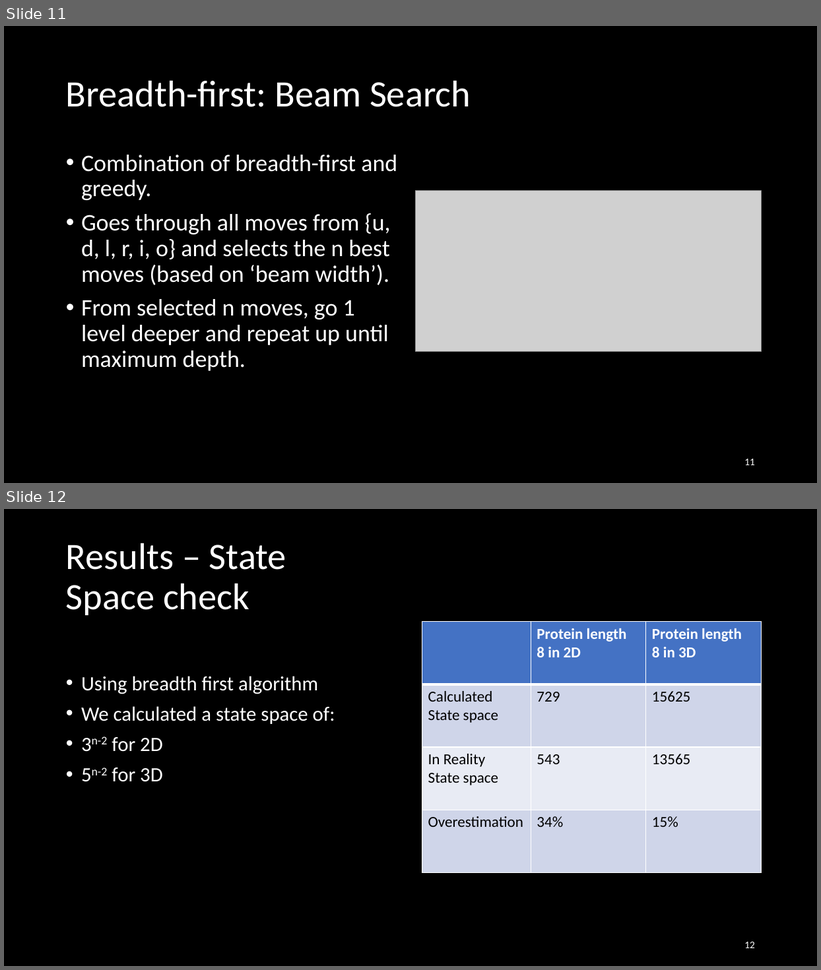
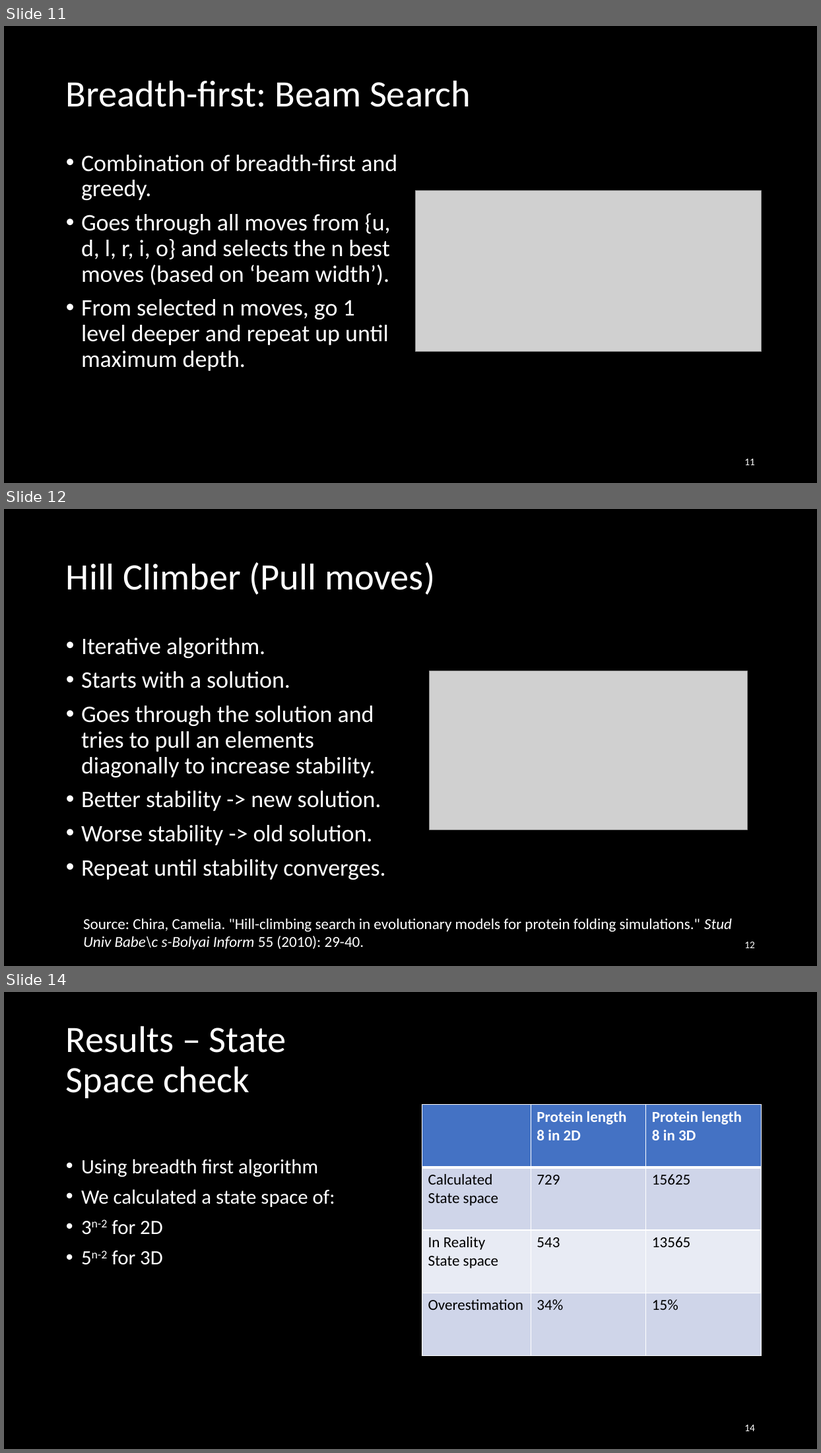
Before and after one commit to Loek21/Protein-Pow-d-er, a slide deck: Documentation/PPP, Week 2, Meeting 1.pptx. Shown one above the other, each under a label of ours: slides 11 and 12 before the commit, slides 11, 12 and 14 after it; the slides between them are not shown. The pictures are 821x970 and 821x1453 pixels, drawn with LibreOffice and Linux fonts; fonts in the diff are those of the drawing; grey boxes stand for pictures. Boxes give left, top, right and bottom in pixels: in the first picture for what was removed or moved away, otherwise in the second. Text is boxed around its words. In the diff, an @@ line names an element or a change of style, - is before the commit and + after.

```diff
--- a/Documentation/PPP, Week 2, Meeting 1.pptx
+++ b/Documentation/PPP, Week 2, Meeting 1.pptx
@@ slide 12 added at (x1=4, y1=509, x2=817, y2=966), background #000000 @@
@@ title added at (x1=66, y1=562, x2=435, y2=595), 44 pt, text #FFFFFF @@
+Hill Climber (Pull moves)
@@ text added at (x1=81, y1=638, x2=385, y2=880), 28 pt, text #FFFFFF @@
+• Iterative algorithm.
+• Starts with a solution.
+• Goes through the solution and tries to pull an elements diagonally to increase stability.
+• Better stability -> new solution.
+• Worse stability -> old solution.
+• Repeat until stability converges.
@@ picture added at (x1=430, y1=671, x2=748, y2=830) @@
@@ text added at (x1=83, y1=919, x2=732, y2=950), 18 pt, text #FFFFFF @@
+Source: Chira, Camelia. "Hill-climbing search in evolutionary models for protein folding simulations." Stud Univ Babe\c s-Bolyai Inform 55 (2010): 29-40.
@@ page number added at (x1=745, y1=942, x2=755, y2=949), 12 pt, text #FFFFFF @@
+12
@@ what was slide 12 is now slide 14 @@
@@ page number at (x1=745, y1=1425, x2=755, y2=1432): text changed @@
-12
+14
```
Also in this commit, not shown: 1 slide changed, 1 other slide added.
